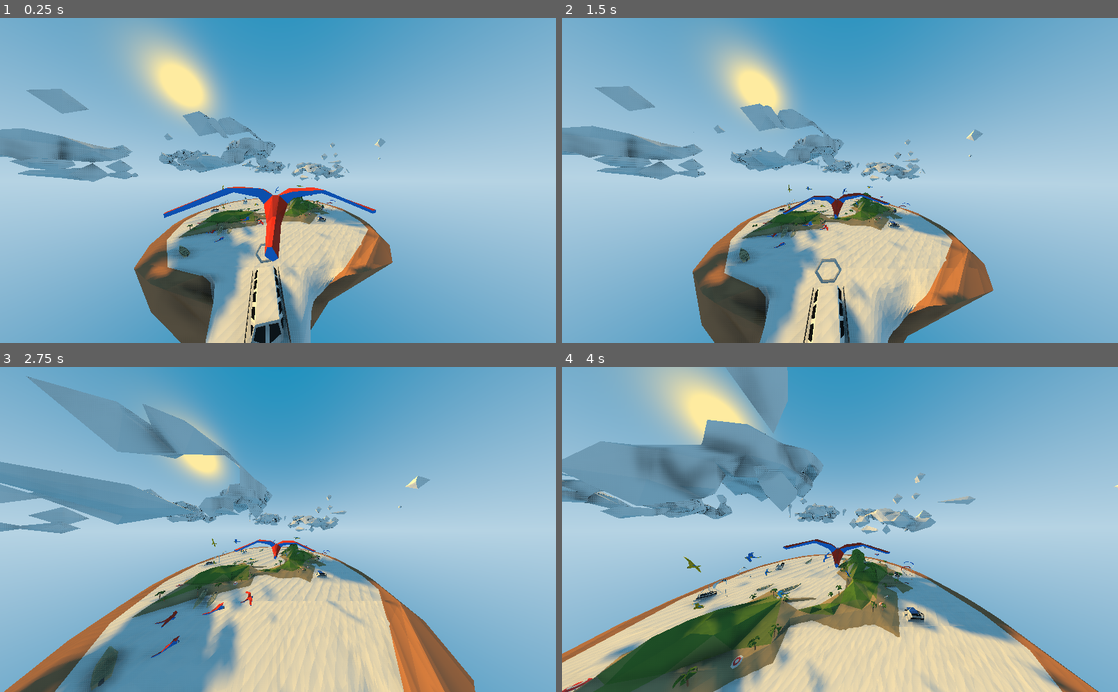
Above: before the commit, frames 1-4 (two rows, left to right).
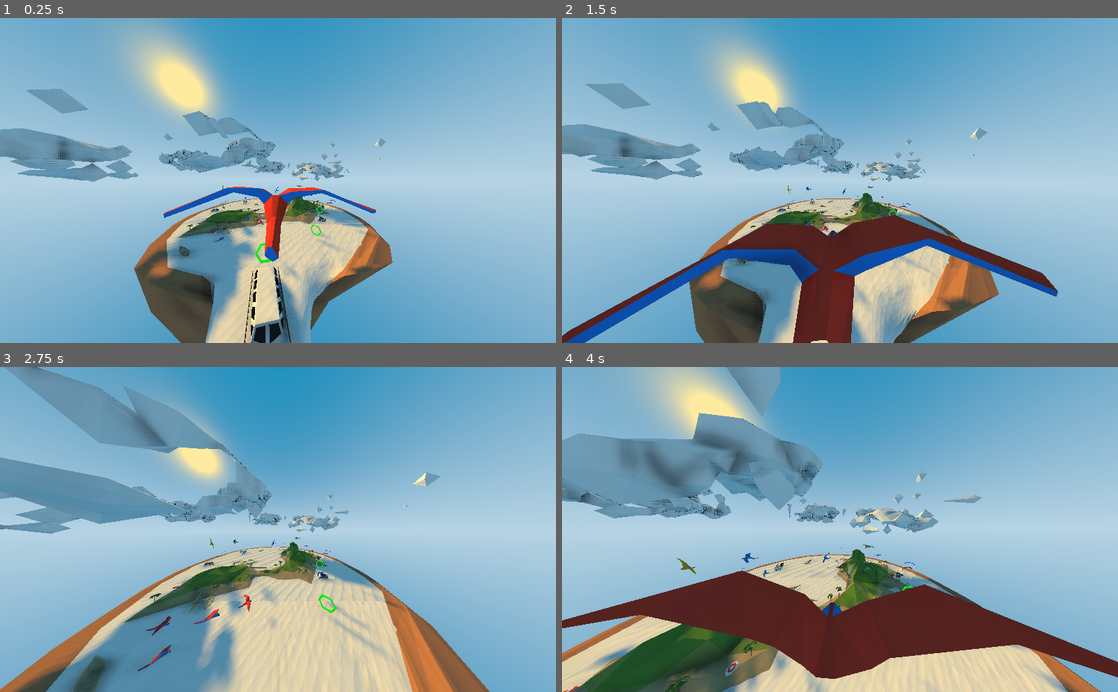
Above: after the commit, the same moments.

Repository: webduno/guacamisland
Game: Godot game, scene res://main_scene/main_scene.tscn
The game is run twice, just before and just after one commit, with the same random seed, the same clock (stepped at 60 frames per second) and the same inputs.
Inputs (mouse positions are in pixels of both pictures, inside the frame that each line leads up to):
- Up to frame 1 (0.25 s): no input
- Up to frame 2 (1.5 s): move the mouse to (867, 180) at 0.52 s; hold Mouse wheel up (zoom_in, bound only after the commit) 0.53-1.28 s; hold W (move_forward) from 0.53 s (still down); tap Space (move_jump) at 0.77 s; tap Mouse wheel down (zoom_out, bound only after the commit) at 0.8, 1.35 s; move the mouse to (812, 180) at 1.27 s
- Up to frame 3 (2.75 s): keep holding W (move_forward); tap Space (move_jump) at 1.52 s; tap Mouse wheel up (zoom_in, bound only after the commit) at 1.55 s; move the mouse to (289, 523) at 2.02 s; hold Shift (move_sprint) from 2.03 s (still down); tap Mouse wheel down (zoom_out, bound only after the commit) at 2.3 s
- Up to frame 4 (4 s): keep holding W (move_forward); move the mouse to (834, 536) at 2.77 s; release Shift (move_sprint) at 2.78 s; tap Mouse wheel up (zoom_in, bound only after the commit) at 2.85 s; tap Space (move_jump) at 3.02, 3.77 s; move the mouse to (878, 532) at 3.52 s; hold Mouse wheel down (zoom_out, bound only after the commit) from 3.53 s (still down)

The runs differ from the first frame. In frame 1, 0.1% of the frame differs, in the area x 45-63%, y 57-76%; in frame 2, 14%; in frame 3, 9.4%; in frame 4, 20%, in the area x 0-100%, y 0-100%.

Commit message:
test commit

Diff:
--- a/assets/goal_ring.tscn
+++ b/assets/goal_ring.tscn
@@ -17,6 +17,14 @@
 "vertex_count": 216
 }
 
+[sub_resource type="SpatialMaterial" id=4]
+albedo_color = Color( 0, 1, 0, 1 )
+emission_enabled = true
+emission = Color( 0, 1, 0, 1 )
+emission_energy = 0.5
+emission_operator = 0
+emission_on_uv2 = false
+
 [sub_resource type="ConcavePolygonShape" id=2]
 data = PoolVector3Array( 0.9, 0, 0, 0.85, 0.0866, 0, 0.425, 0.0866, -0.7361, 0.85, 0.0866, 0, 0, 0.0866, 0, 0.425, 0.08 …(1990 unchanged characters)…
 
@@ -29,7 +37,7 @@
 
 [node name="ring_shape" type="MeshInstance" parent="."]
 mesh = SubResource( 1 )
-material/0 = null
+material/0 = SubResource( 4 )
 
 [node name="ring_collision" type="CollisionShape" parent="."]
 transform = Transform( 2, 0, 0, 0, 2, 0, 0, 0, 2, 0, 0, 0 )
--- a/main_scene/main_scene.tscn
+++ b/main_scene/main_scene.tscn
@@ -44,7 +44,10 @@
 transform = Transform( 0.935918, -0.352217, 5.73836e-08, 0, -1.62921e-07, -1, 0.352217, 0.935918, -1.52481e-07, -10.0832, 4, 17.9815 )
 
 [node name="goal_ring 2" parent="Goals" instance=ExtResource( 3 )]
+transform = Transform( 0.276242, -0.961088, 1.56582e-07, 0, -1.62921e-07, -1, 0.961088, 0.276242, -4.50059e-08, -0.37, 2, 15.197 )
+
+[node name="goal_ring 3" parent="Goals" instance=ExtResource( 3 )]
 transform = Transform( 0.756025, -0.654542, 1.06639e-07, 0, -1.62921e-07, -1, 0.654542, 0.756025, -1.23173e-07, 7.36617, 2.80626, 10.3475 )
-visible = false
 [connection signal="body_shape_entered" from="Goals/goal_ring 1" to="Spawn/player" method="_on_goal_ring_body_shape_entered"]
 [connection signal="body_shape_entered" from="Goals/goal_ring 2" to="Spawn/player" method="_on_goal_ring_body_shape_entered"]
+[connection signal="body_shape_entered" from="Goals/goal_ring 3" to="Spawn/player" method="_on_goal_ring_body_shape_entered"]
--- a/project.godot
+++ b/project.godot
@@ -51,6 +51,16 @@
 "events": [ Object(InputEventKey,"resource_local_to_scene":false,"resource_name":"","device":0,"alt":false,"shift":false,"control":false,"meta":false,"command":false,"pressed":false,"scancode":16777237,"unicode":0,"echo":false,"script":null)
  ]
 }
+zoom_in={
+"deadzone": 0.5,
+"events": [ Object(InputEventMouseButton,"resource_local_to_scene":false,"resource_name":"","device":0,"alt":false,"shift":false,"control":false,"meta":false,"command":false,"button_mask":0,"position":Vector2( 0, 0 ),"global_position":Vector2( 0, 0 ),"factor":1.0,"button_index":4,"pressed":false,"doubleclick":false,"script":null)
+ ]
+}
+zoom_out={
+"deadzone": 0.5,
+"events": [ Object(InputEventMouseButton,"resource_local_to_scene":false,"resource_name":"","device":0,"alt":false,"shift":false,"control":false,"meta":false,"command":false,"button_mask":0,"position":Vector2( 0, 0 ),"global_position":Vector2( 0, 0 ),"factor":1.0,"button_index":5,"pressed":false,"doubleclick":false,"script":null)
+ ]
+}
 
 [rendering]
 
--- a/scripts/goals.gd
+++ b/scripts/goals.gd
@@ -1,7 +1,7 @@
 extends Spatial
 
 
-var goal_list = ["goal_ring 1", "goal_ring 2", "goal_ring 3", ];
+var goal_list = ["goal_ring 1", "goal_ring 2", "goal_ring 3"];
 var current_index = 0;
 
 
--- a/scripts/player.gd
+++ b/scripts/player.gd
@@ -84,6 +84,11 @@
 		mouse_axis = event.relative
 		camera_rotation()
 
+	if Input.is_action_pressed("zoom_in"):
+		cam_target.translation.z -= .1
+	if Input.is_action_pressed("zoom_out"):
+		cam_target.translation.z += .1
+
 
 func walk(delta: float) -> void:
 	# Input
@@ -233,4 +238,10 @@
 	var current_goal = goals.get_node(goals.goal_list[goals.current_index])
 	current_goal.hide()
 	goals.current_index += 1
-	current_goal = goals.get_node(goals.goal_list[goals.current_index])
+
+	print(goals.current_index)
+	print(len(goals.goal_list))
+
+	if goals.current_index <= len(goals.goal_list):
+		current_goal = goals.get_node(goals.goal_list[goals.current_index])
+		current_goal.show()
Not shown: 1 places in assets/goal_ring.tscn that only renumber resources
